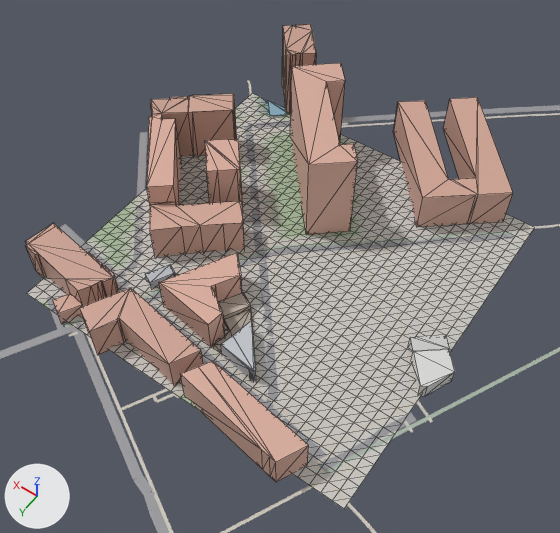
Before and after pictures for a commit that changed the glTF model game/world/tile_-3_5.glb.
The view is the same before and after, from a 50 mm camera at (-833.0, -1127.0, 428.0) aimed at (-640.0, -1397.0, 4.0). Arrows for +X, +Y and +Z are at lower left; the lights stay in place. The picture after the commit comes second. Mesh edges are drawn as thin lines on the coarser meshes. Where no turn or scale is listed for an object, it has been applied to the vertices. Vertices at exactly the same position are counted once.

Script lines for the objects in view, before the commit:
```python
me_buildings = bpy.data.meshes.new('buildings')
me_buildings.from_pydata(...)  # 374 vertices, 668 faces; spans x -778.0..-488.0, y -1605.0..-1271.0, z -3.0..70.0
me_buildings.materials.append(mat_defaultmaterial)
me_roads = bpy.data.meshes.new('roads')
me_roads.from_pydata(...)  # 2351 vertices, 1294 faces; spans x -911.0..-467.0, y -1820.0..-1203.0, z -1.0..3.0
me_roads.materials.append(mat_defaultmaterial_001)
me_terrain = bpy.data.meshes.new('terrain')
me_terrain.from_pydata(...)  # 1089 vertices, 2048 faces; spans x -768.0..-512.0, y -1536.0..-1280.0, z -2.0..3.0
me_terrain.materials.append(mat_defaultmaterial_003)
ob_buildings = bpy.data.objects.new('buildings', me_buildings)
ob_buildings.location = (0.0, 0.0, 0.0)
ob_roads = bpy.data.objects.new('roads', me_roads)
ob_roads.location = (0.0, 0.0, 0.0)
ob_terrain = bpy.data.objects.new('terrain', me_terrain)
ob_terrain.location = (0.0, 0.0, 0.0)
```
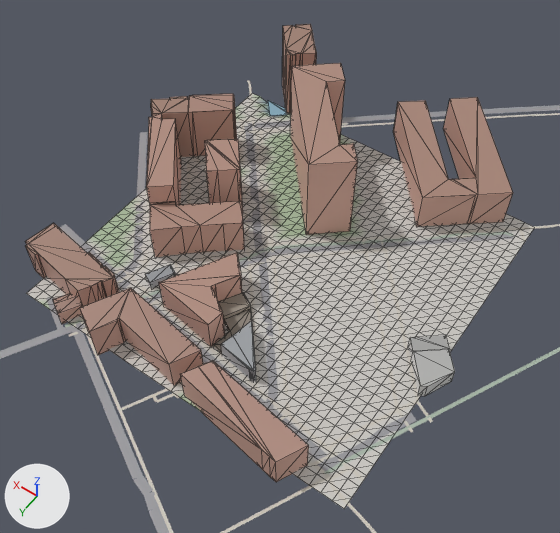
Pixel boxes [x1, y1, x2, y2] of what changed, in the pictures (560 x 533 px):
part 1 of me_buildings, built on
    before: [162, 98, 193, 157]
    after: [26, 24, 513, 462]
part 2 of me_buildings, reshaped
    before: [411, 349, 455, 386]
    after: [410, 335, 455, 386]

Patch to the scene script:
```diff
--- a/game/world/tile_-3_5.glb.py
+++ b/game/world/tile_-3_5.glb.py
@@ me_buildings @@
 # used by ob_buildings; location = (0.0, 0.0, 0.0)
-me_buildings.from_pydata(...)  # 374 vertices, 668 faces; spans x -778.0..-488.0, y -1605.0..-1271.0, z -3.0..70.0
+me_buildings.from_pydata(...)  # 560 vertices, 825 faces; spans x -778.0..-488.0, y -1605.0..-1271.0, z -3.0..70.0
+# me_buildings part 1
+# 7 faces are deleted
+# 171 vertices are added at x -747.0..-488.0, y -1605.0..-1271.0, z 3.0..70.0
+# 5 new vertices lie (6.0, 5.0, 0.0) away from vertices in x -575.0..-505.0, y -1565.0..-1414.0, z 46.0..60.0
+# 158 new faces join them
+# me_buildings part 2
+# 7 faces are deleted
+# 10 vertices are added at x -778.0..-743.0, y -1409.0..-1368.0, z 10.0
+# 13 new faces join them
 me_buildings.materials.append(mat_defaultmaterial)
```
